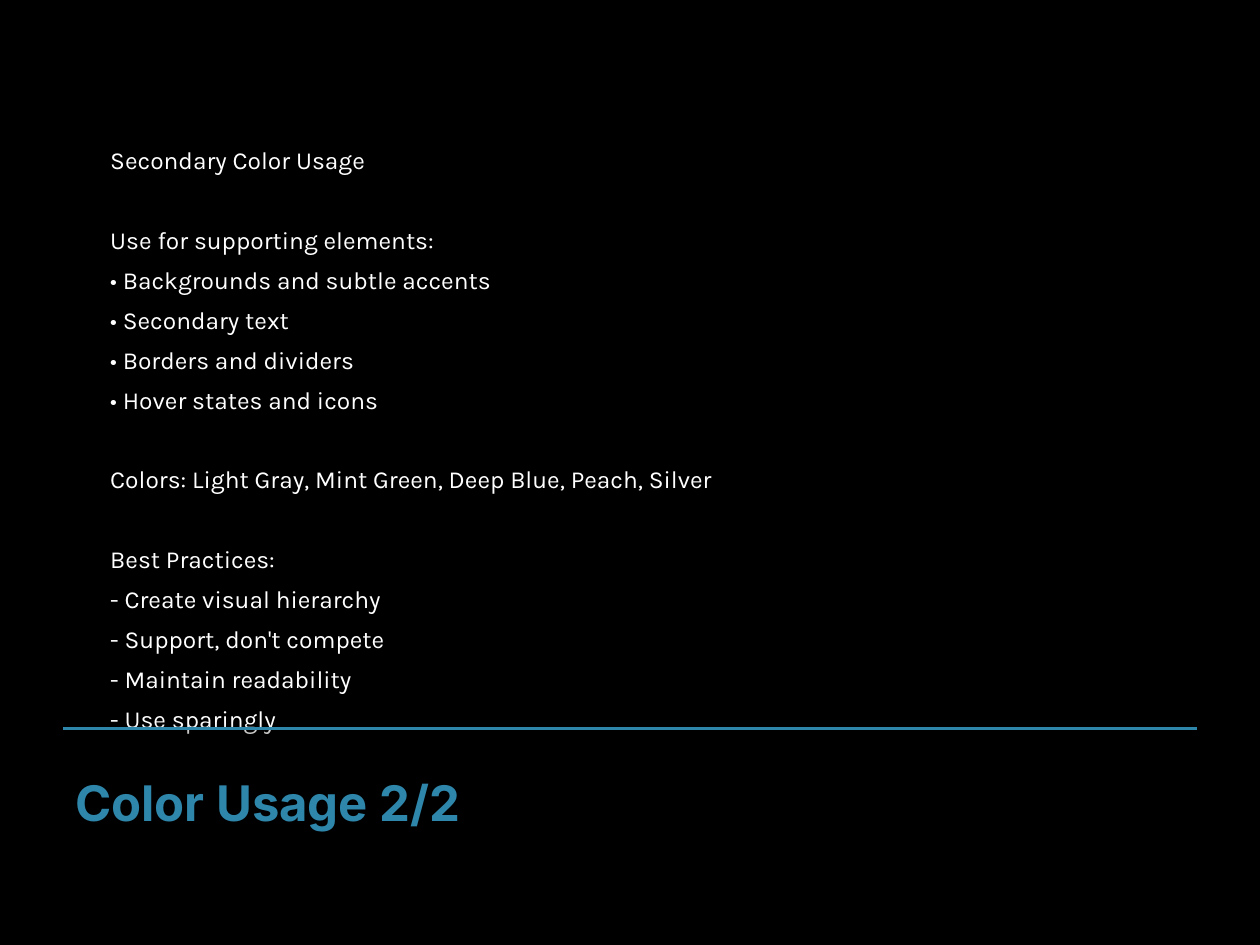
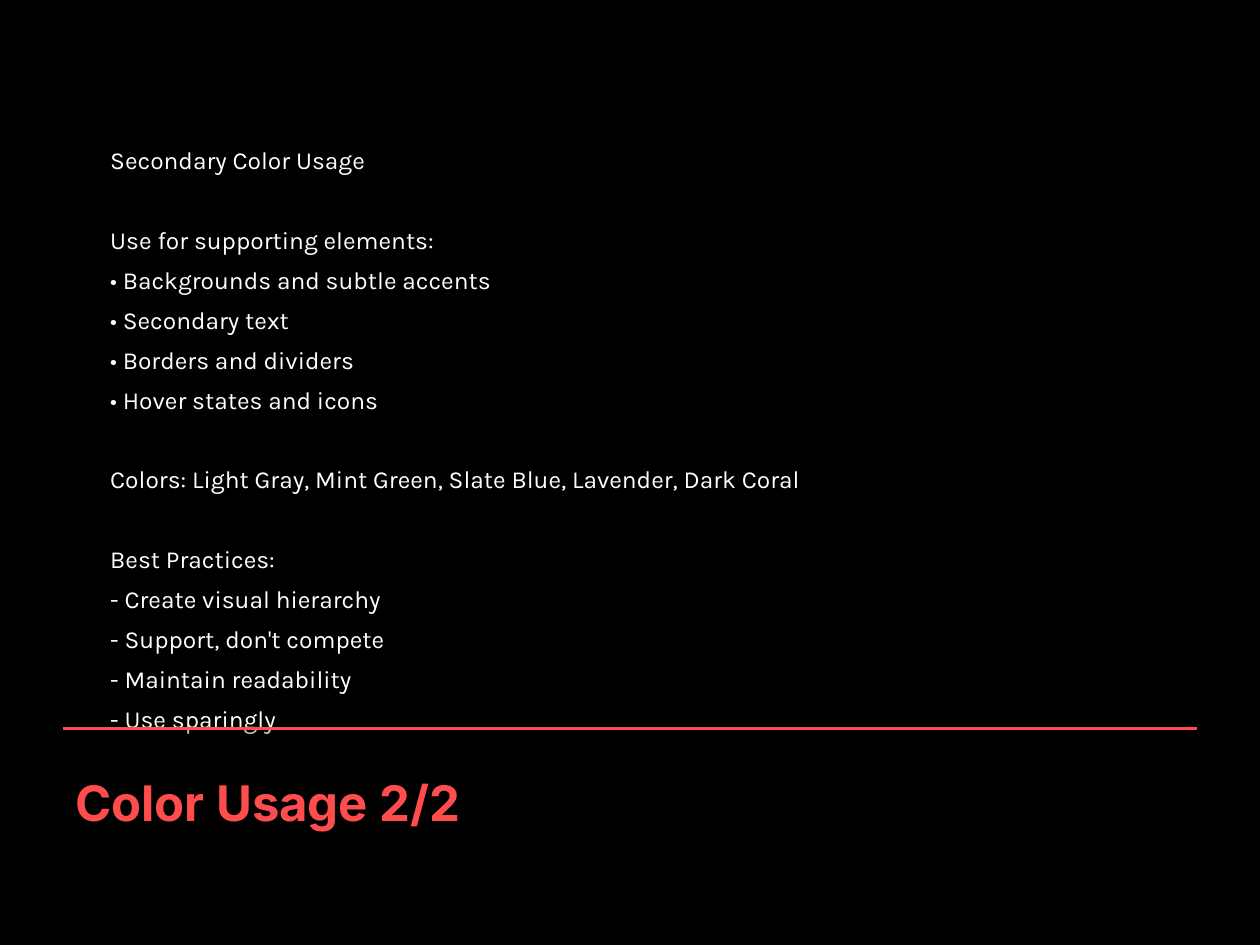
Before and after one commit to md-anas-sabah/brand_book_generator_crewai, a slide deck: slide 14 of output/techforward_live/techforward_live_enhanced_brand_book.pptx. Drawn at 1260x945 pixels with LibreOffice and Linux fonts; fonts in the diff are those of the drawing. Boxes give left, top, right and bottom in pixels: in the first picture for what was removed or moved away, otherwise in the second. Text is boxed around its words. In the diff, an @@ line names an element or a change of style, - is before the commit and + after.

```diff
--- a/output/techforward_live/techforward_live_enhanced_brand_book.pptx
+++ b/output/techforward_live/techforward_live_enhanced_brand_book.pptx
@@ text at <box>110,471,800,494</box>: text changed @@
-Colors: Light Gray, Mint Green, Deep Blue, Peach, Silver
+Colors: Light Gray, Mint Green, Slate Blue, Lavender, Dark Coral
@@ line (63, 728) - (1197, 728): stroke #2E86AB 2 pt to #FF4D4D 2 pt @@
@@ text "Color Usage 2/2" at <box>75,783,461,832</box>: text colour #2E86AB to #FF4D4D @@
```
Also in this commit, not shown: 13 other slides changed, 1 slide removed, 1 other file.
